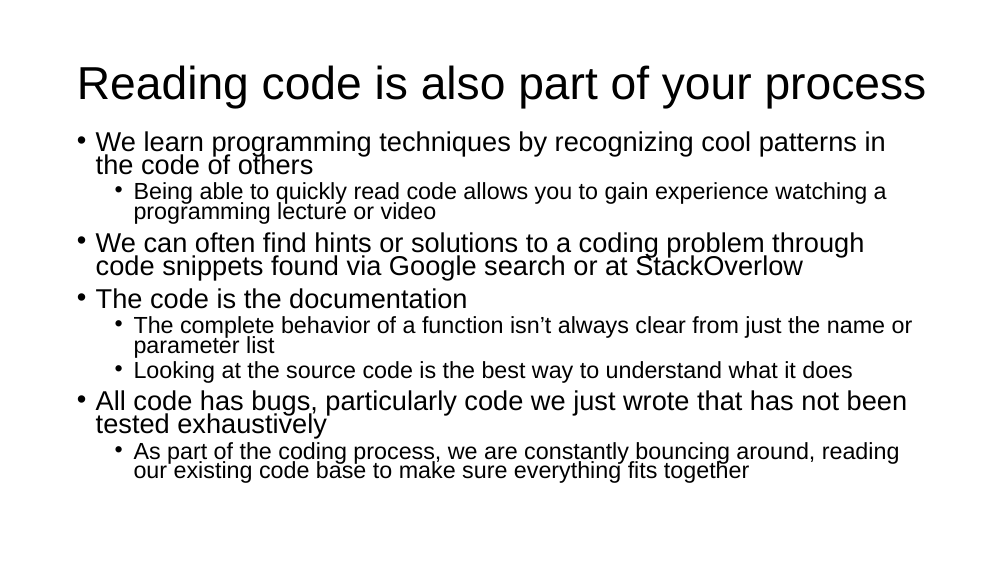
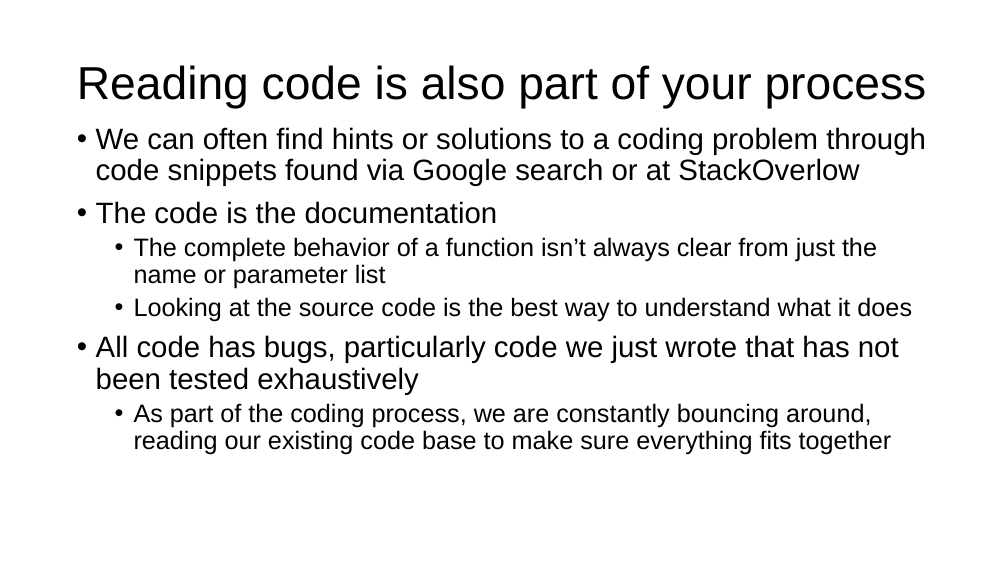
Before and after one commit to parrt/msds689, a slide deck: slide 3 of notes/reading-code.pptx. Drawn at 1008x567 pixels with LibreOffice and Linux fonts; fonts in the diff are those of the drawing; background and template pictures are left out. Boxes give left, top, right and bottom in pixels: in the first picture for what was removed or moved away, otherwise in the second. Text is boxed around its words. In the diff, an @@ line names an element or a change of style, - is before the commit and + after.

```diff
--- a/notes/reading-code.pptx
+++ b/notes/reading-code.pptx
@@ text "We can often find hints ..." at (96,127,926,455): size 25.9 to 28 pt in "We can often find hints or solutions ...", "The code is the documentation", "All code has bugs, particularly code we ..."; size 22.2 to 24 pt in "The complete behavior of a function isn’t ...", "Looking at the source code is the ...", "As part of the coding process, we ..."; line spacing 0.7 to 0.9 @@
@@ text at (96,131,887,224): paragraphs removed @@
-• We learn programming techniques by recognizing cool patterns in the code of others
-  • Being able to quickly read code allows you to gain experience watching a programming lecture or video
```
Also in this commit, not shown: 6 other slides changed, 7 other files.
